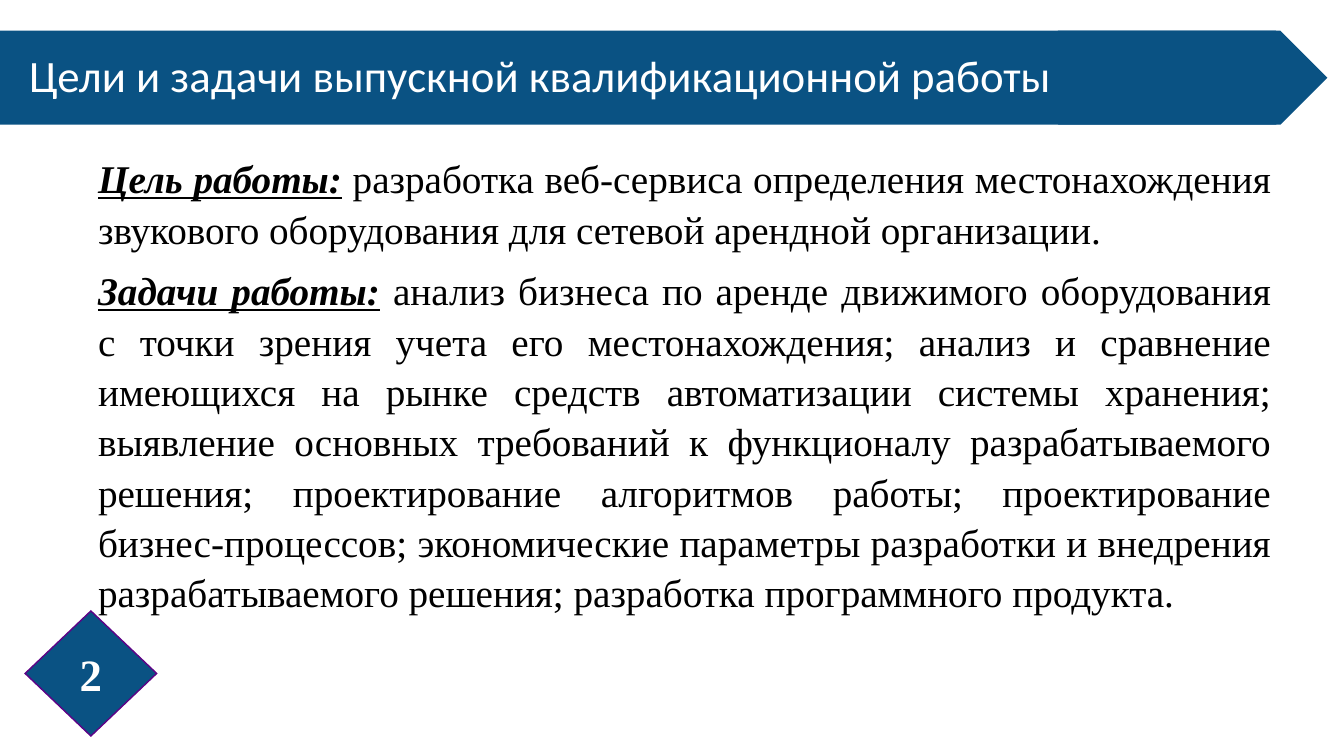
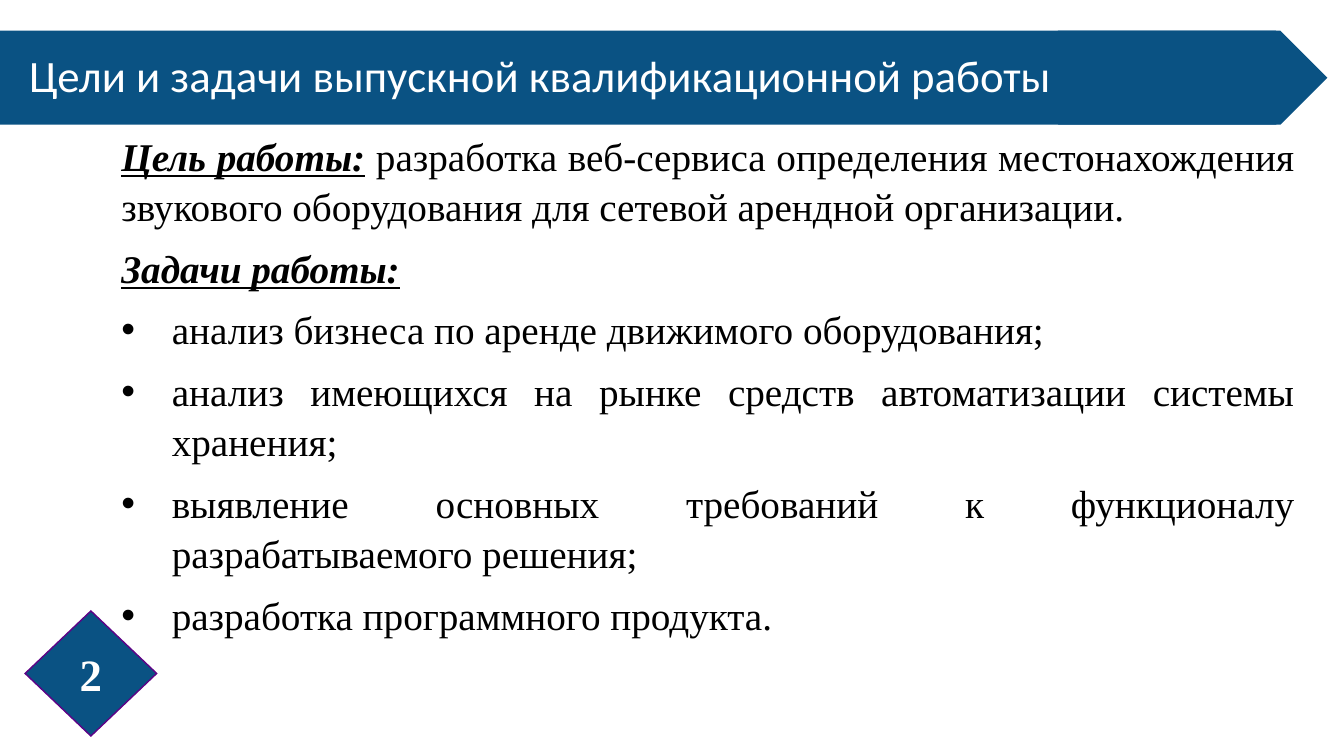
Before and after one commit to LebedevOleg/VKR_2022, a slide deck: slide 2 of Prezentatsia_VKR_2022.pptx. Drawn at 1344x756 pixels with LibreOffice and Linux fonts; fonts in the diff are those of the drawing. Boxes give left, top, right and bottom in pixels: in the first picture for what was removed or moved away, otherwise in the second. Text is boxed around its words. In the diff, an @@ line names an element or a change of style, - is before the commit and + after.

```diff
--- a/Prezentatsia_VKR_2022.pptx
+++ b/Prezentatsia_VKR_2022.pptx
@@ text "Цель работы: разработка веб-сервиса определения ...": place and size @@
-text "Цель работы: разработка веб-сервиса определения ..." at (98, 165, 1271, 615)
+text "Цель работы: разработка веб-сервиса определения ..." at (121, 143, 1294, 637)
@@ text at (121, 255, 1294, 637): text changed @@
-Задачи работы: анализ бизнеса по аренде движимого оборудования с точки зрения учета его местонахождения; анализ и сравнение имеющихся на рынке средств автоматизации системы хранения; выявление основных требований к функционалу разрабатываемого решения; проектирование алгоритмов работы; проектирование бизнес-процессов; экономические параметры разработки и внедрения разрабатываемого решения; разработка программного продукта.
+Задачи работы:
+• анализ бизнеса по аренде движимого оборудования;
+• анализ имеющихся на рынке средств автоматизации системы хранения;
+• выявление основных требований к функционалу разрабатываемого решения;
+• разработка программного продукта.
```
Also in this commit, not shown: 2 other slides changed, 1 slide added, 4 slides removed, 3 other files.
